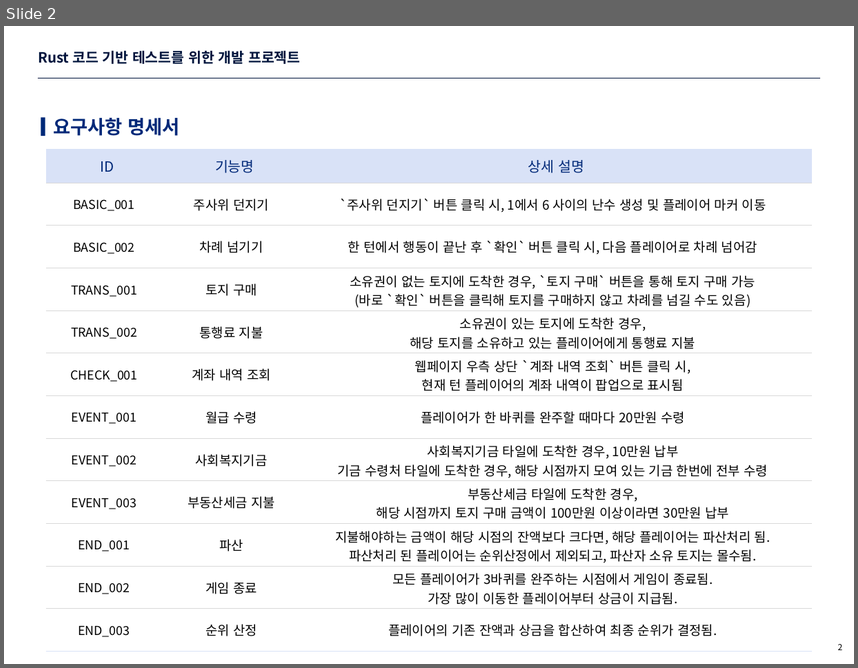
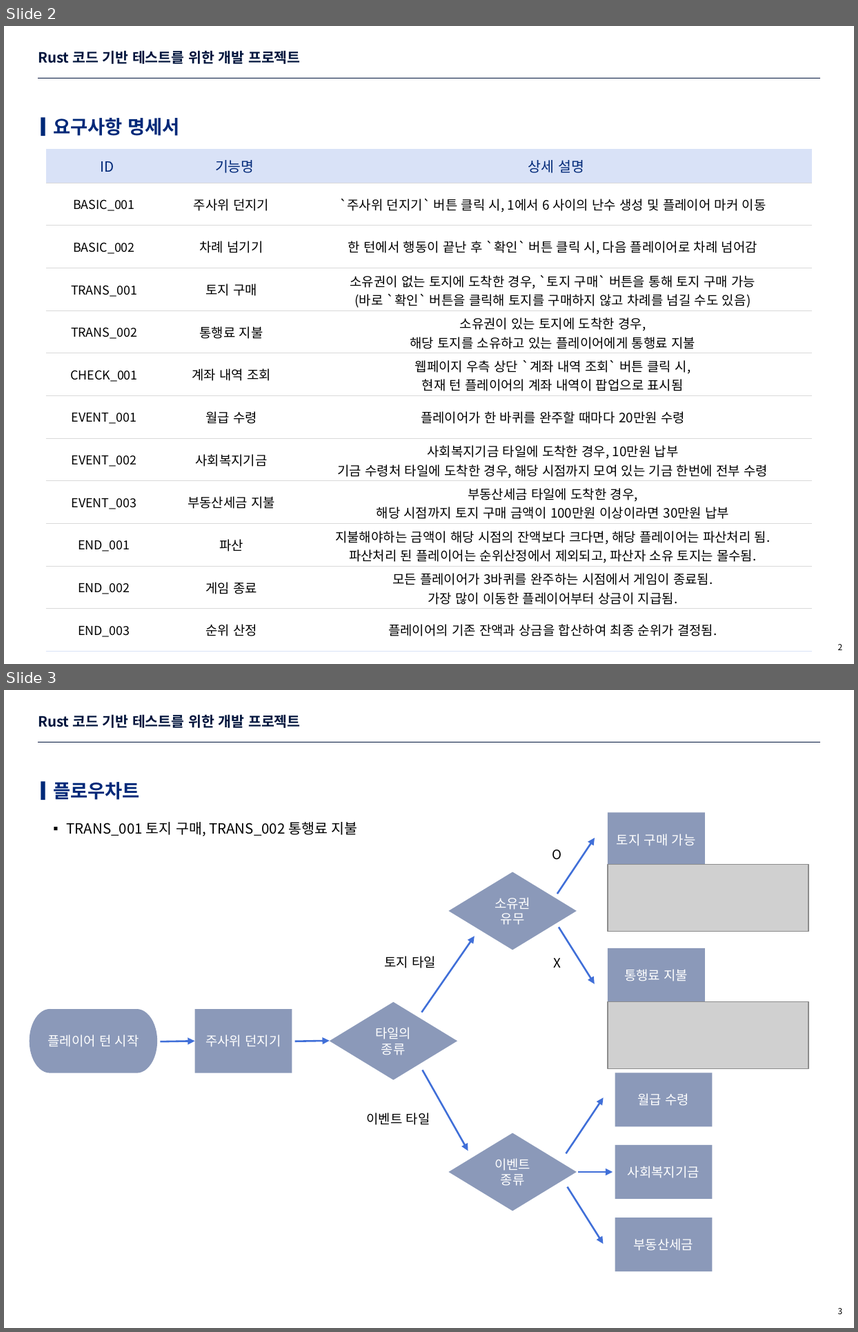
Before and after one commit to eisyxx/sure_rust_project, a slide deck: description/요구사항 명세서.pptx. Shown one above the other, each under a label of ours: slide 2 before the commit, slides 2 and 3 after it. The pictures are 858x668 and 858x1332 pixels, drawn with LibreOffice and Linux fonts; fonts in the diff are those of the drawing; grey boxes stand for pictures; background and template pictures are left out. Boxes give left, top, right and bottom in pixels: in the first picture for what was removed or moved away, otherwise in the second. Text is boxed around its words. In the diff, an @@ line names an element or a change of style, - is before the commit and + after.

```diff
--- a/description/요구사항 명세서.pptx
+++ b/description/요구사항 명세서.pptx
@@ slide 3 added at (x1=4, y1=690, x2=854, y2=1328), background #FFFFFF; not listed: 1 template element that a slide beside it also shows @@
@@ title added at (x1=38, y1=714, x2=300, y2=728), 12 pt, text #00143C, bold @@
+Rust 코드 기반 테스트를 위한 개발 프로젝트
@@ rectangle added at (x1=41, y1=782, x2=45, y2=800), fill #002878 @@
@@ text added at (x1=53, y1=782, x2=140, y2=800), 16 pt, text #002878, bold @@
+플로우차트
@@ rectangle added at (x1=608, y1=812, x2=704, y2=866), fill #183474 at 50% opacity, 11 pt, text #FFFFFF @@
+토지 구매 가능
@@ text added at (x1=67, y1=822, x2=358, y2=836), 12 pt, text #000000 @@
+  ▪ TRANS_001 토지 구매, TRANS_002 통행료 지불
@@ text added at (x1=553, y1=849, x2=562, y2=859), 11 pt, text #000000 @@
+O
@@ arrow added from (557, 893) to (595, 838), #406FD8 1.5 pt @@
@@ diamond added at (x1=448, y1=872, x2=576, y2=950), fill #183474 at 50% opacity, 11 pt, text #FFFFFF @@
+소유권
+유무
@@ picture added at (x1=608, y1=865, x2=808, y2=931) @@
@@ arrow added from (421, 1012) to (474, 936), #406FD8 1.5 pt @@
@@ arrow added from (559, 927) to (595, 984), #406FD8 1.5 pt @@
@@ text added at (x1=384, y1=956, x2=436, y2=968), 11 pt, text #000000 @@
+토지 타일
@@ text added at (x1=553, y1=958, x2=561, y2=967), 11 pt, text #000000 @@
+X
@@ rectangle added at (x1=608, y1=949, x2=704, y2=1002), fill #183474 at 50% opacity, 11 pt, text #FFFFFF @@
+통행료 지불
@@ pill shape added at (x1=30, y1=1009, x2=157, y2=1072), fill #183474 at 50% opacity, 11 pt, text #FFFFFF @@
+플레이어 턴 시작
@@ rectangle added at (x1=194, y1=1009, x2=291, y2=1072), fill #183474 at 50% opacity, 11 pt, text #FFFFFF @@
+주사위 던지기
@@ diamond added at (x1=330, y1=1002, x2=457, y2=1080), fill #183474 at 50% opacity, 11 pt, text #FFFFFF @@
+타일의 종류
@@ picture added at (x1=608, y1=1002, x2=808, y2=1069) @@
@@ arrow added from (161, 1041) to (194, 1041), #406FD8 1.5 pt @@
@@ arrow added from (294, 1041) to (330, 1041), #406FD8 1.5 pt @@
@@ arrow added from (422, 1070) to (468, 1151), #406FD8 1.5 pt @@
@@ rectangle added at (x1=615, y1=1072, x2=712, y2=1126), fill #183474 at 50% opacity, 11 pt, text #FFFFFF @@
+월급 수령
@@ arrow added from (566, 1153) to (604, 1097), #406FD8 1.5 pt @@
@@ text added at (x1=366, y1=1112, x2=430, y2=1125), 11 pt, text #000000 @@
+이벤트 타일
@@ diamond added at (x1=448, y1=1133, x2=576, y2=1211), fill #183474 at 50% opacity, 11 pt, text #FFFFFF @@
+이벤트
+종류
@@ rectangle added at (x1=615, y1=1145, x2=712, y2=1199), fill #183474 at 50% opacity, 11 pt, text #FFFFFF @@
+사회복지기금
@@ arrow added from (568, 1186) to (604, 1243), #406FD8 1.5 pt @@
@@ arrow added from (578, 1172) to (613, 1172), #406FD8 1.5 pt @@
@@ rectangle added at (x1=615, y1=1217, x2=712, y2=1270), fill #183474 at 50% opacity, 11 pt, text #FFFFFF @@
+부동산세금
@@ page number added at (x1=838, y1=1308, x2=843, y2=1314), 7 pt, text #000000 @@
+3
```
Also in this commit, not shown: 1 slide changed, 2 slides removed.
